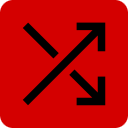
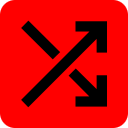
Two versions of the same layered image (128 x 128). Layer-by-layer changes:
renamed "Background" to "google_shuffle_thick.svg", moved it above "google_shuffle.svg #1", painted on it over [0, 0, 128, 128]
hid "google_shuffle.svg #1" over [22, 22, 106, 106]
added layer "Background" over [0, 0, 128, 128]
